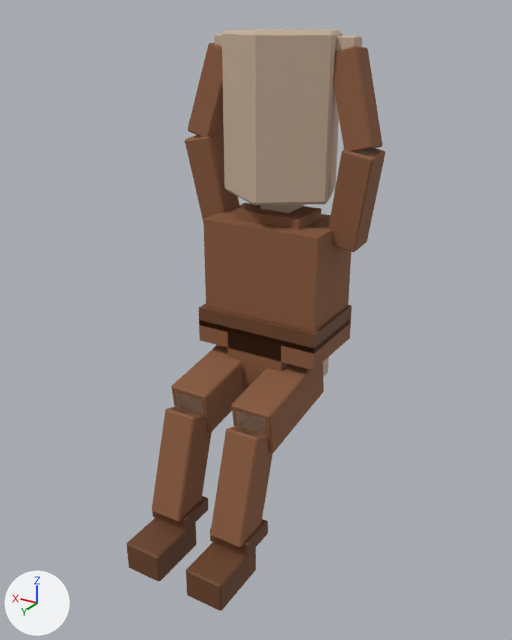
Renders of the Blender file art-src/blender/crowd/cheer.blend from each side of a commit.
Camera for both pictures: a 50 mm lens placed at (-0.851, 1.547, 1.332), pointed at (-0.037, 0.191, 0.654). The axes (+X, +Y, +Z) are drawn at lower left. The lights are the same throughout. The older version comes first.

In view in the first picture: 'fabric', 'leather', 'skin'.
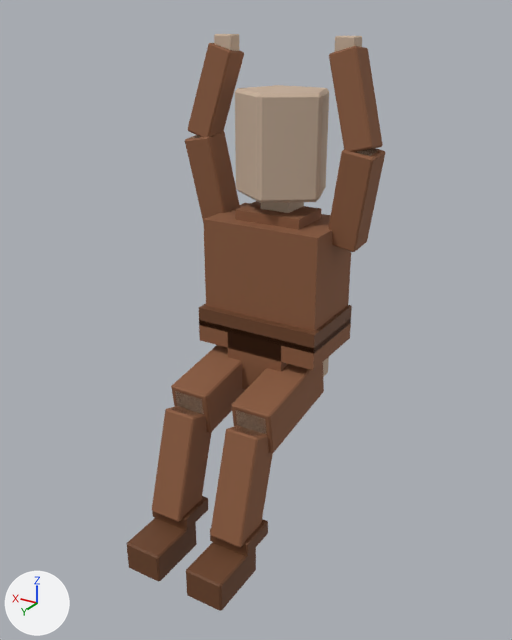
The change, as a diff of the scene's bpy script:
```diff
--- a/art-src/blender/crowd/cheer.blend.py
+++ b/art-src/blender/crowd/cheer.blend.py
@@ me_forearm_l @@
 # used by ob_skin; parent = ob_cheer; location = (0.0, 0.0, 0.0)
-me_forearm_l.from_pydata(...)  # 294 vertices, 310 faces; spans x -0.249..0.249, y -0.119..0.417, z 0.149..1.3
+me_forearm_l.from_pydata(...)  # 294 vertices, 310 faces; spans x -0.249..0.249, y -0.096..0.417, z 0.149..1.29
+# me_forearm_l part 1: 30 of 294 vertices moved; they spanned x -0.145..0.145, y -0.119..0.143, z 0.92..1.3 and now span x -0.116..0.116, y -0.096..0.114, z 0.92..1.17; mean shift (0.0, 0.0, -0.065); largest move (0.141, 0.05, 1.292) -> (0.112, 0.041, 1.162)
 me_forearm_l.materials.append(mat_skin)
```

Changed parts and their boxes (x1, y1, x2, y2) in the pictures (512 x 640 px; the box of a moved part takes in the faces that stretch with it):
'skin', reshaped: before (173, 29, 378, 435); after (173, 34, 378, 435)
part 1 of me_forearm_l, moved or reshaped: before (222, 29, 342, 205); after (235, 85, 329, 203)
